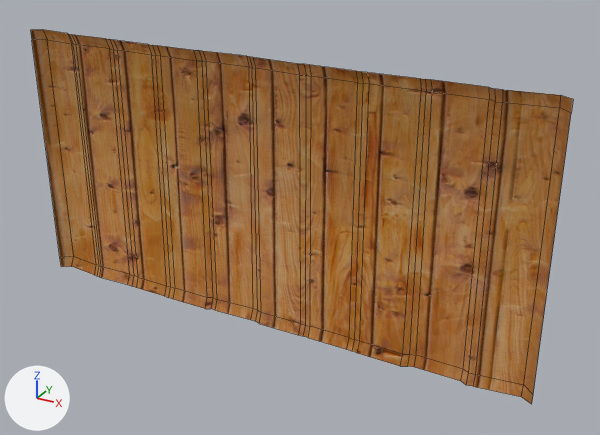
The FBX model Assets/Models/RoomGrayboxes/WoodWall/woodWall.fbx, before and after one commit.
Before and after are seen from a 50 mm camera at (3.52, -8.19, 4.03) aimed at (0.32, -2.36, 1.11). Lighting does not change. The marker at lower left points along +X, +Y and +Z. Mesh edges are drawn as thin lines. Objects named as collision shapes, trigger or cutter boxes, shadow casters or lower levels of detail are left out.

Names of what the first picture shows: 'WoodWall_LOD0'.
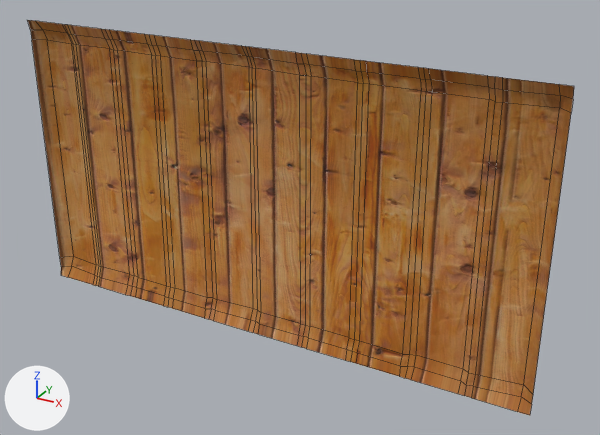
Scene script edits in JSON lines:
```json
{"block": "me_plane_001", "where": "# used by ob_woodwall_lod0; location = (0.0, 0.0, 0.0)"}
{"op": "remove", "block": "me_plane_001", "code": "me_plane_001.from_pydata(...)  # 124 vertices, 90 faces; spans x -2.5..2.5, y -2.51..-2.4, z 0.0..2.5"}
{"op": "add", "block": "me_plane_001", "code": "me_plane_001.from_pydata(...)  # 186 vertices, 150 faces; spans x -2.5..2.5, y -2.52..-2.4, z -0.09..2.59"}
{"block": "me_plane_001", "change": "me_plane_001 part 1"}
{"block": "me_plane_001", "change": "8 vertices are added at x -2.5..2.5, y -2.52, z 2.59"}
{"block": "me_plane_001", "change": "10 new vertices lie (0.0, -0.03, 0.09) away from vertices in x -2.03..2.01, y -2.49, z 2.5"}
{"block": "me_plane_001", "change": "7 new vertices lie (0.0, -0.05, 0.09) away from vertices in x -2.07..1.91, y -2.47, z 2.5"}
{"block": "me_plane_001", "change": "6 new vertices lie (0.0, -0.04, 0.09) away from vertices in x -1.61..0.46, y -2.48, z 2.5"}
{"block": "me_plane_001", "change": "30 new faces join them"}
{"block": "me_plane_001", "change": "me_plane_001 part 2"}
{"block": "me_plane_001", "change": "11 vertices are added at x -2.4..2.4, y -2.52, z -0.09"}
{"block": "me_plane_001", "change": "9 new vertices lie (0.0, -0.03, -0.09) away from vertices in x -1.98..2.02, y -2.49, z 0.0"}
{"block": "me_plane_001", "change": "6 new vertices lie (0.0, -0.02, -0.09) away from vertices in x -2.5..2.5, y -2.5, z 0.0"}
{"block": "me_plane_001", "change": "5 new vertices lie (0.0, -0.04, -0.09) away from vertices in x -2.06..0.47, y -2.48, z 0.0"}
{"block": "me_plane_001", "change": "30 new faces join them"}
```

Changed parts and their boxes (x1, y1, x2, y2) in the pictures (600 x 435 px):
```json
{"object": "WoodWall_LOD0", "change": "reshaped", "before": [31, 29, 573, 404], "after": [28, 20, 574, 415]}
{"part": 1, "of": "me_plane_001", "change": "added", "after": [28, 20, 574, 99], "on screen": "brown"}
{"part": 2, "of": "me_plane_001", "change": "added", "after": [61, 267, 532, 415], "on screen": "brown"}
```
